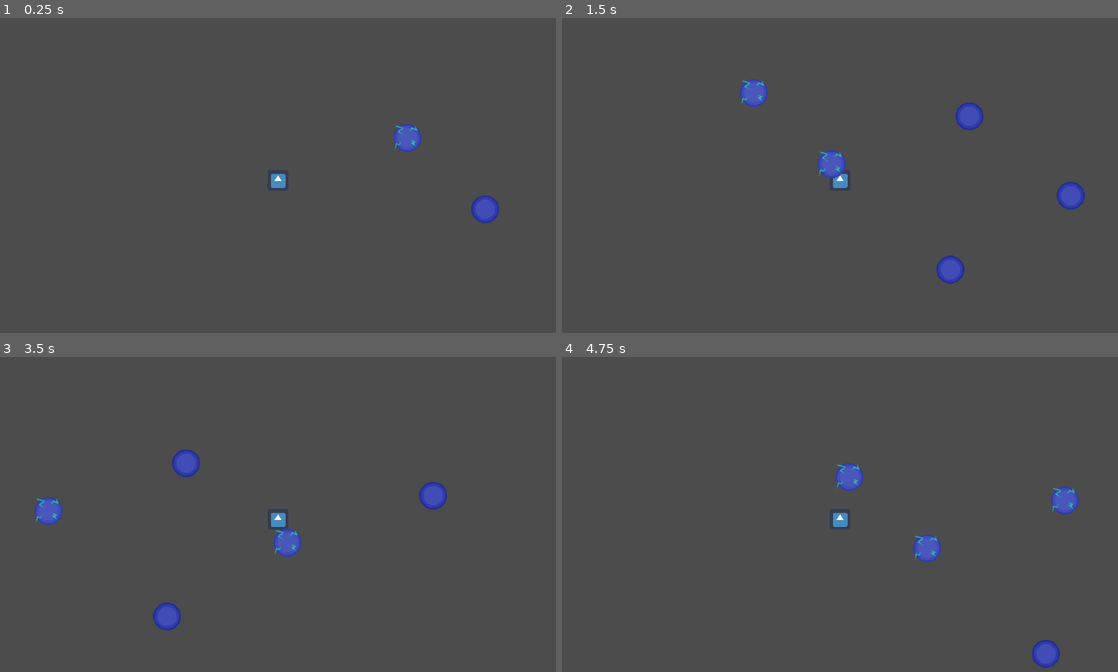
Above: before the commit, frames 1-4 (two rows, left to right).
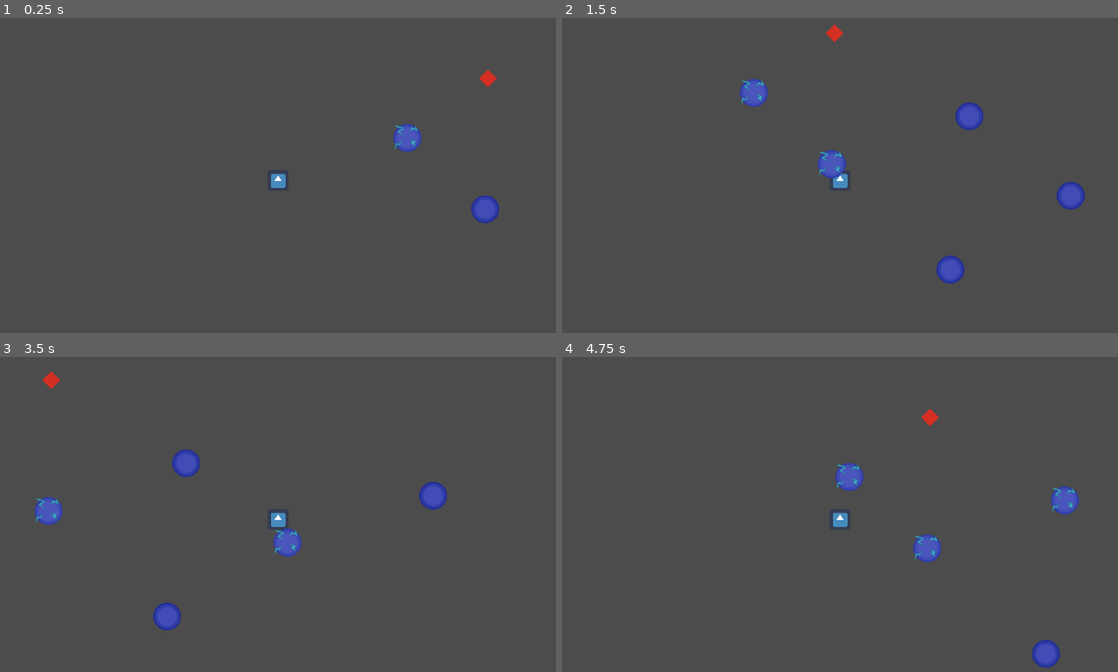
Above: after the commit, the same moments.

Repository: agusmao/connection
Game: Godot game, scene res://Levels/LevelTemplate.tscn
Two runs of this game, one before a commit and one after it. Both use one fixed random seed, a clock stepped at 60 frames per second and the inputs below. The engine's default icon, where the game draws it, is replaced by a stand-in: a white triangle on a blue panel in a dark square.
Inputs:
- Up to frame 1 (0.25 s): no input
- Up to frame 2 (1.5 s): tap Enter at 0.5 s; hold Right (ui_right) 0.53-1.28 s; hold Down (ui_down) from 1.28 s (still down)
- Up to frame 3 (3.5 s): release Down (ui_down) at 2.03 s; hold Right (ui_right) 2.03-2.78 s; hold Up (ui_up) from 2.78 s (still down)
- Up to frame 4 (4.75 s): release Up (ui_up) at 3.53 s; hold Left (ui_left) from 3.53 s (still down)

The runs differ from the first frame. In frame 1, 0.1% of the frame differs, in the area x 86-90%, y 16-23%; in frame 2, 0.1%, in the area x 47-51%, y 1-8%; in frame 3, 0.1%; in frame 4, 0.1%.

Commit message:
create a blocker

Diff:
--- /dev/null
+++ b/Items/Blocker.tscn
@@ -0,0 +1,18 @@
+[gd_scene load_steps=3 format=2]
+
+[ext_resource path="res://assets/images/RedNode.png" type="Texture" id=1]
+
+[sub_resource type="RectangleShape2D" id=1]
+
+[node name="Blocker" type="KinematicBody2D"]
+collision_layer = 4
+collision_mask = 4
+motion/sync_to_physics = true
+
+[node name="RedNode" type="Sprite" parent="."]
+texture = ExtResource( 1 )
+
+[node name="CollisionShape2D" type="CollisionShape2D" parent="."]
+rotation = -0.787868
+scale = Vector2( 1.2186, 1.17232 )
+shape = SubResource( 1 )
--- a/Items/ConnectionNode.tscn
+++ b/Items/ConnectionNode.tscn
@@ -7,6 +7,7 @@
 
 [node name="ConnectionNode" type="Area2D"]
 scale = Vector2( 0.8, 0.8 )
+collision_layer = 2
 script = ExtResource( 2 )
 
 [node name="CollisionShape2D" type="CollisionShape2D" parent="."]
--- a/Items/TargetNode.tscn
+++ b/Items/TargetNode.tscn
@@ -7,6 +7,9 @@
 [node name="TargetNode" instance=ExtResource( 1 )]
 script = ExtResource( 2 )
 
+[node name="CollisionShape2D" parent="." index="0"]
+visible = true
+
 [node name="AnimatedSprite" type="AnimatedSprite" parent="." index="2"]
 frames = ExtResource( 3 )
 animation = "deactivated"
--- a/Levels/LevelTemplate.gd
+++ b/Levels/LevelTemplate.gd
@@ -11,6 +11,35 @@
 
 func _process(delta):
 	update()
+
+func _physics_process(delta):
+	if someConnectionCrossBlocker():
+		connected_nodes.clear()
+
+func someConnectionCrossBlocker():
+	var n1
+	var n2
+	if connected_nodes.size() > 1:
+		for i in range(connected_nodes.size() - 1):
+			n1 = connected_nodes[i]
+			n2 = connected_nodes[i + 1]
+			if haveBlocker(n1.global_position, n2.global_position):
+				return true
+		n1 = connected_nodes[connected_nodes.size() - 1]
+		n2 = $Player
+		if haveBlocker(n1.global_position, n2.global_position):
+			return true
+	return false
+
+func haveBlocker(pos1, pos2):
+	var space = get_world_2d().direct_space_state
+
+	var obstacle = space.intersect_ray(pos1, pos2, [], 4, true, true)
+
+	if not obstacle:
+		return false
+	else:
+		return true
 
 func addConnection(node, type):
 	# if there is no connection, will only create a conection if the node
--- a/Levels/LevelTemplate.tscn
+++ b/Levels/LevelTemplate.tscn
@@ -1,10 +1,11 @@
-[gd_scene load_steps=6 format=2]
+[gd_scene load_steps=7 format=2]
 
 [ext_resource path="res://Player/Player.tscn" type="PackedScene" id=1]
 [ext_resource path="res://Items/SourceNode.tscn" type="PackedScene" id=2]
 [ext_resource path="res://Levels/LevelTemplate.gd" type="Script" id=3]
 [ext_resource path="res://Items/NormalNode.tscn" type="PackedScene" id=4]
 [ext_resource path="res://Items/TargetNode.tscn" type="PackedScene" id=5]
+[ext_resource path="res://Items/Blocker.tscn" type="PackedScene" id=6]
 
 [node name="LevelTemplate" type="Node2D"]
 script = ExtResource( 3 )
@@ -30,3 +31,8 @@
 
 [node name="TargetNode" parent="Nodes" instance=ExtResource( 5 )]
 position = Vector2( 1089.98, 24.9995 )
+
+[node name="Blockers" type="Node" parent="."]
+
+[node name="Blocker" parent="Blockers" instance=ExtResource( 6 )]
+position = Vector2( 386.659, -188.33 )
--- a/project.godot
+++ b/project.godot
@@ -19,6 +19,12 @@
 run/main_scene="res://Levels/LevelTemplate.tscn"
 config/icon="res://icon.png"
 
+[layer_names]
+
+2d_physics/layer_1="Player"
+2d_physics/layer_2="Node"
+2d_physics/layer_3="Blocker"
+
 [rendering]
 
 environment/default_environment="res://default_env.tres"
